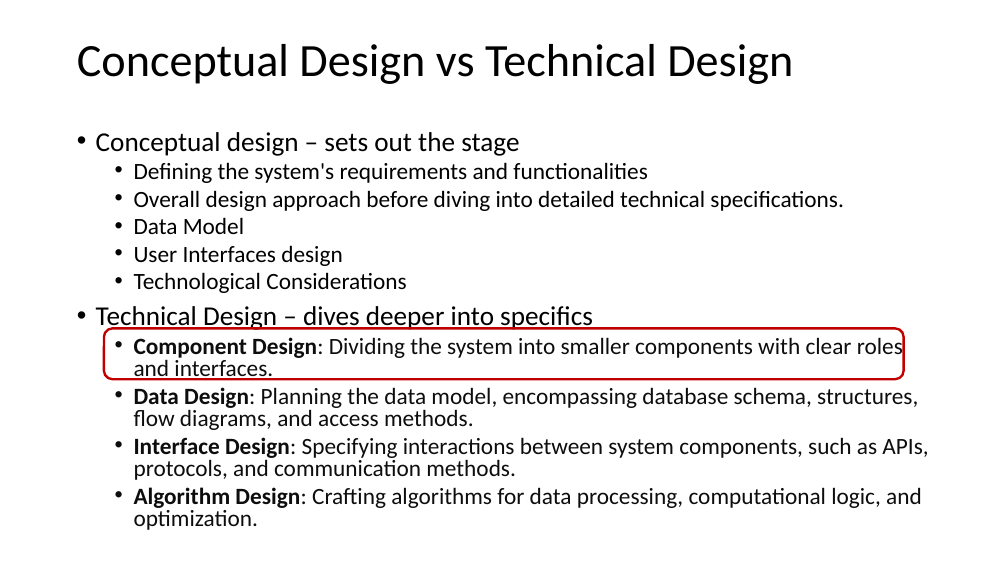
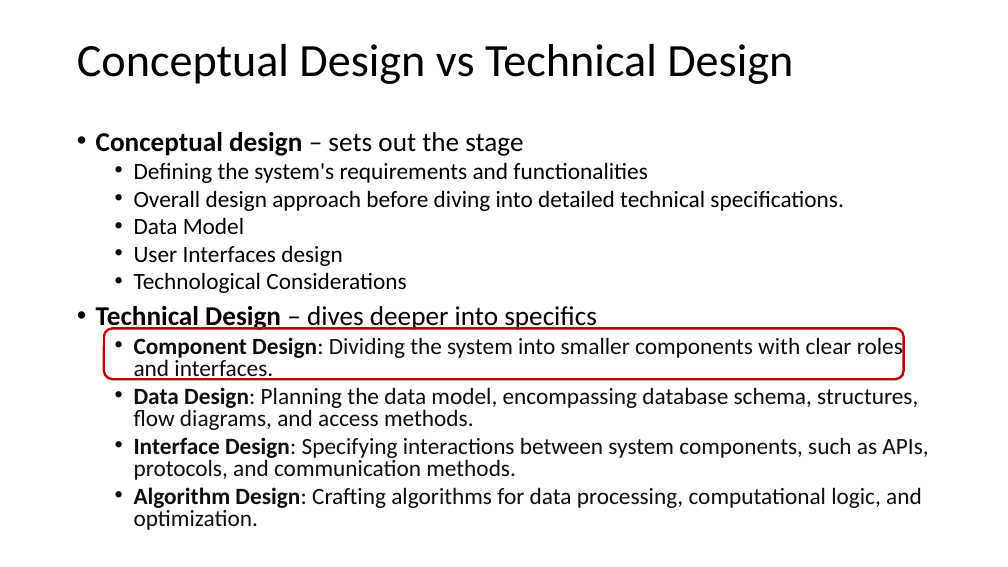
Before and after one commit to johnxu21/johnxu21.github.io, a slide deck: slide 8 of teaching/CS472/Timetable/OOD-V2.pptx. Drawn at 1008x567 pixels with LibreOffice and Linux fonts; fonts in the diff are those of the drawing. Boxes give left, top, right and bottom in pixels: in the first picture for what was removed or moved away, otherwise in the second. Text is boxed around its words. In the diff, an @@ line names an element or a change of style, - is before the commit and + after.

```diff
--- a/teaching/CS472/Timetable/OOD-V2.pptx
+++ b/teaching/CS472/Timetable/OOD-V2.pptx
@@ text at (96,132,597,332): bold on in "Conceptual design", "Technical Design" @@
```
Also in this commit, not shown: 4 other slides changed.
